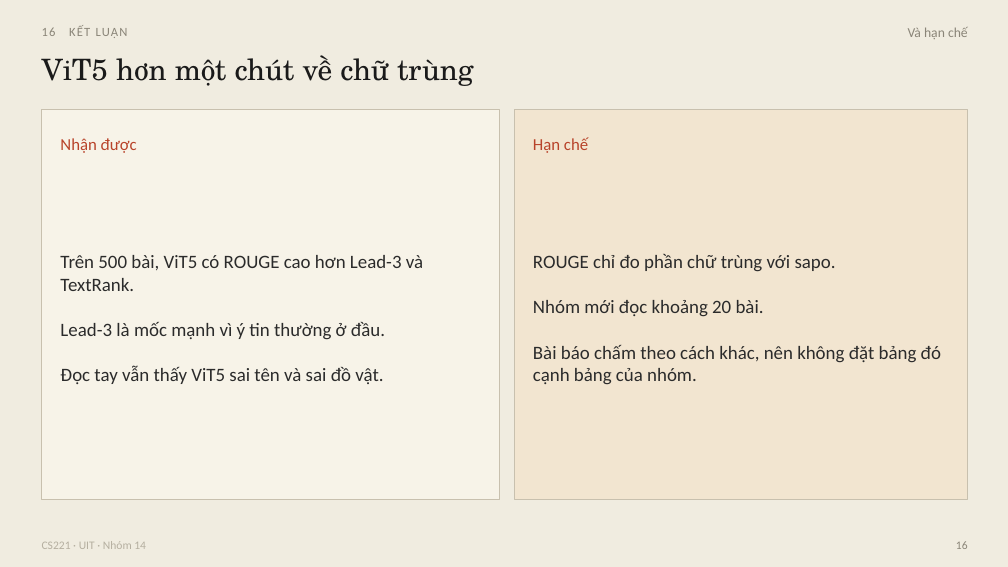
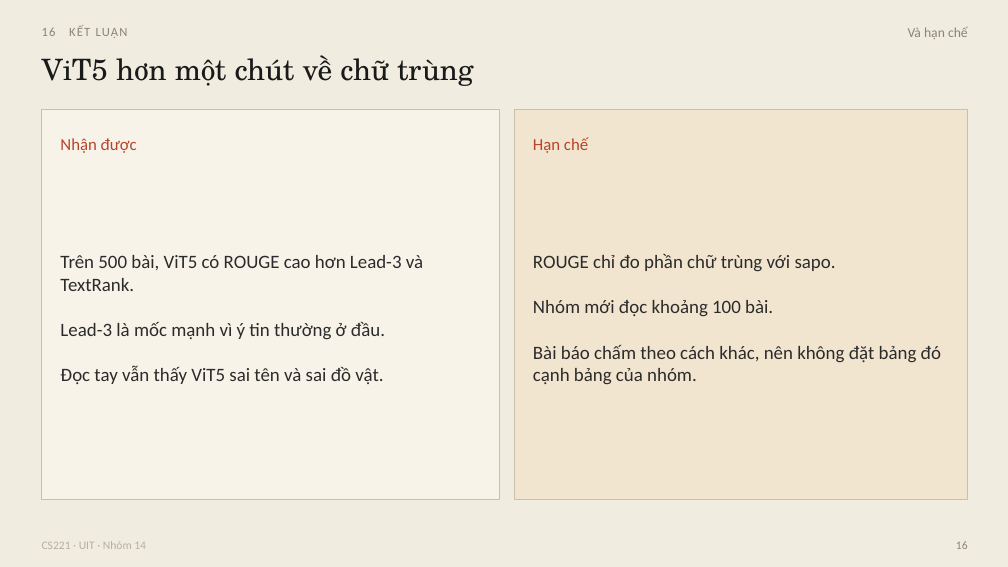
Before and after one commit to hoangdq08/uit-vietnews-summarization, a slide deck: slide 16 of slides/CS221-Vietnews-bao-ve.pptx. Drawn at 1008x567 pixels with LibreOffice and Linux fonts; fonts in the diff are those of the drawing. Boxes give left, top, right and bottom in pixels: in the first picture for what was removed or moved away, otherwise in the second. Text is boxed around its words. In the diff, an @@ line names an element or a change of style, - is before the commit and + after.

```diff
--- a/slides/CS221-Vietnews-bao-ve.pptx
+++ b/slides/CS221-Vietnews-bao-ve.pptx
@@ text at <box>533,300,773,317</box>: text changed @@
-Nhóm mới đọc khoảng 20 bài.
+Nhóm mới đọc khoảng 100 bài.
```
Also in this commit, not shown: 1 other slide changed, 1 other file.
